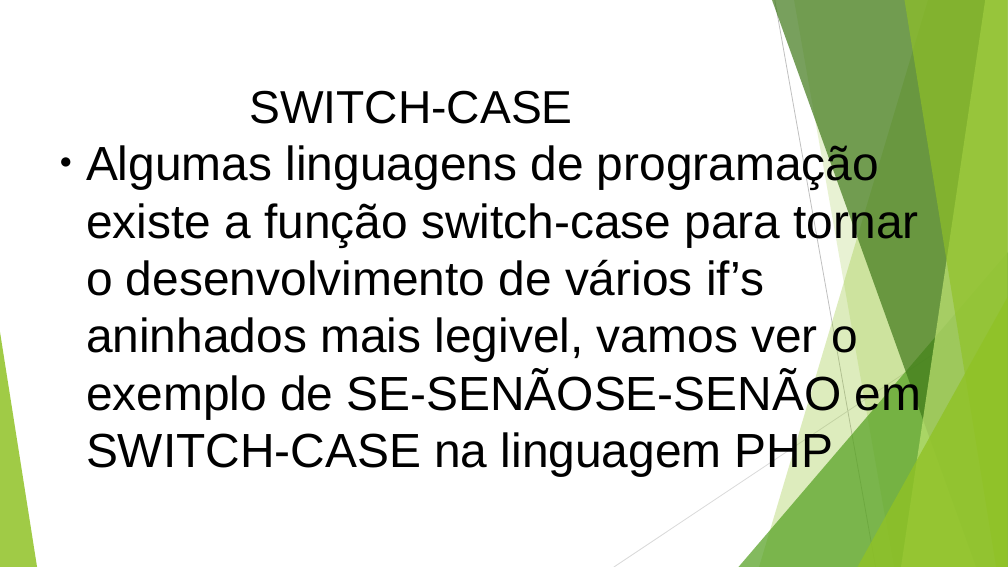
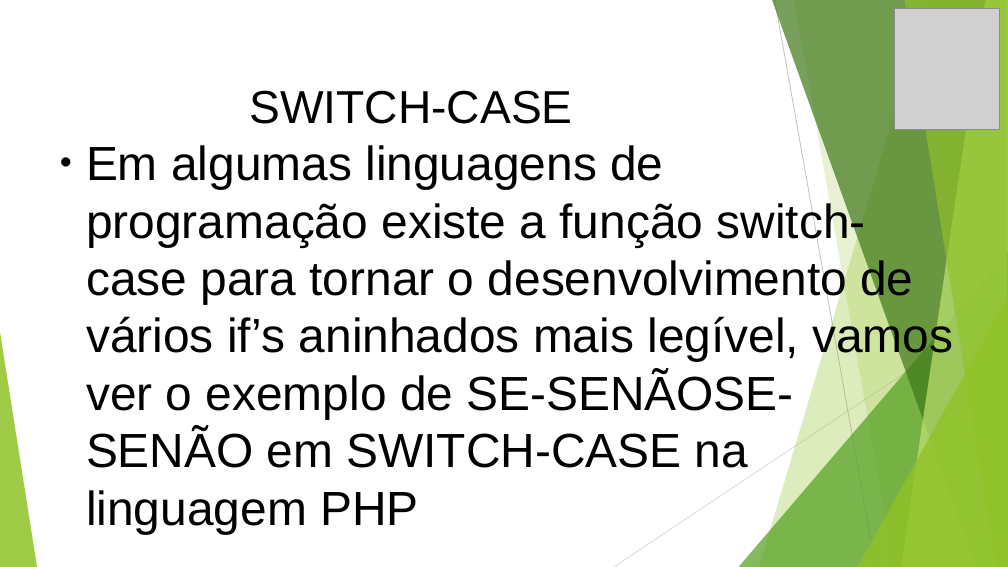
Before and after one commit to profdouglasifsp/LOG-estruturasDeDecisao, a slide deck: slide 16 of logicaDeProgramacaoEstruturasDeDecisao.odp. Drawn at 1008x567 pixels with LibreOffice and Linux fonts; fonts in the diff are those of the drawing; grey boxes stand for pictures. Boxes give left, top, right and bottom in pixels: in the first picture for what was removed or moved away, otherwise in the second. Text is boxed around its words. In the diff, an @@ line names an element or a change of style, - is before the commit and + after.

```diff
--- a/logicaDeProgramacaoEstruturasDeDecisao.odp
+++ b/logicaDeProgramacaoEstruturasDeDecisao.odp
@@ picture added at box(895, 8, 1000, 130) @@
@@ text at box(86, 145, 953, 468): text changed @@
-● Algumas linguagens de programação existe a função switch-case para tornar o desenvolvimento de vários if’s aninhados mais legivel, vamos ver o exemplo de SE-SENÃOSE-SENÃO em SWITCH-CASE na linguagem PHP
+● Em algumas linguagens de programação existe a função switch-case para tornar o desenvolvimento de vários if’s aninhados mais legível, vamos ver o exemplo de SE-SENÃOSE-SENÃO em SWITCH-CASE na linguagem PHP
```
Also in this commit, not shown: 23 other slides changed, 5 other files.
